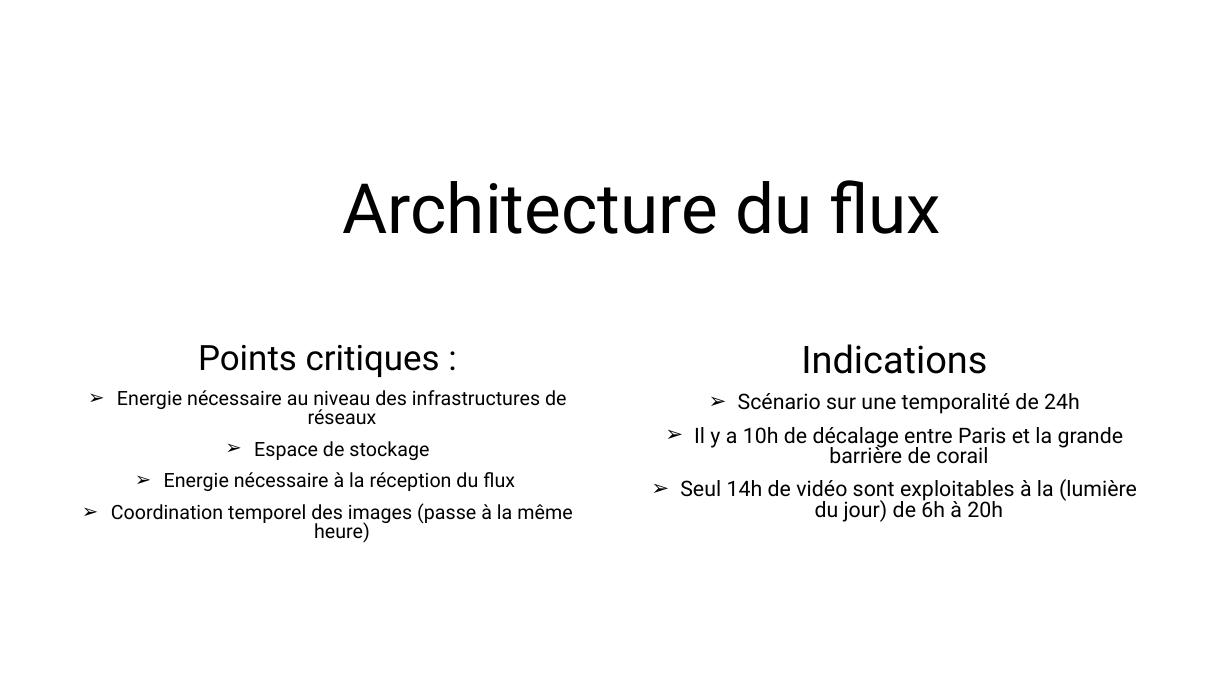
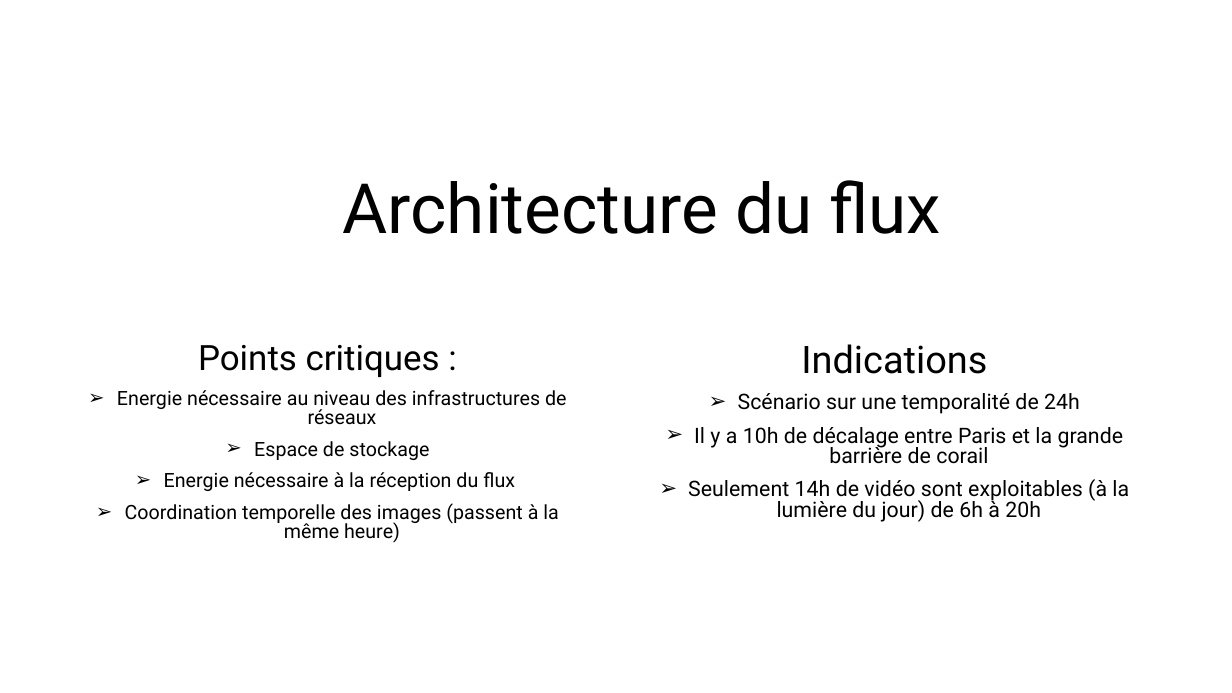
Before and after one commit to OceanStream-X-MiageSorbonne/Boitier, a slide deck: slide 1 of Documentation/Architecture/Architechture-Flux.pptx. Drawn at 1232x693 pixels with LibreOffice and Linux fonts; fonts in the diff are those of the drawing; background and template pictures are left out. Boxes give left, top, right and bottom in pixels: in the first picture for what was removed or moved away, otherwise in the second. Text is boxed around its words. In the diff, an @@ line names an element or a change of style, - is before the commit and + after.

Commit message:
Modification ppt Architecture-Flux (partie Technique)

```diff
--- a/Documentation/Architecture/Architechture-Flux.pptx
+++ b/Documentation/Architecture/Architechture-Flux.pptx
@@ text at [688, 479, 1129, 522]: text changed @@
-➢ Seul 14h de vidéo sont exploitables à la (lumière du jour) de 6h à 20h
+➢ Seulement 14h de vidéo sont exploitables (à la lumière du jour) de 6h à 20h
@@ subtitle at [125, 503, 558, 542]: text changed @@
-➢ Coordination temporel des images (passe à la même heure)
+➢ Coordination temporelle des images (passent à la même heure)
```
Also in this commit, not shown: 4 other slides changed.
